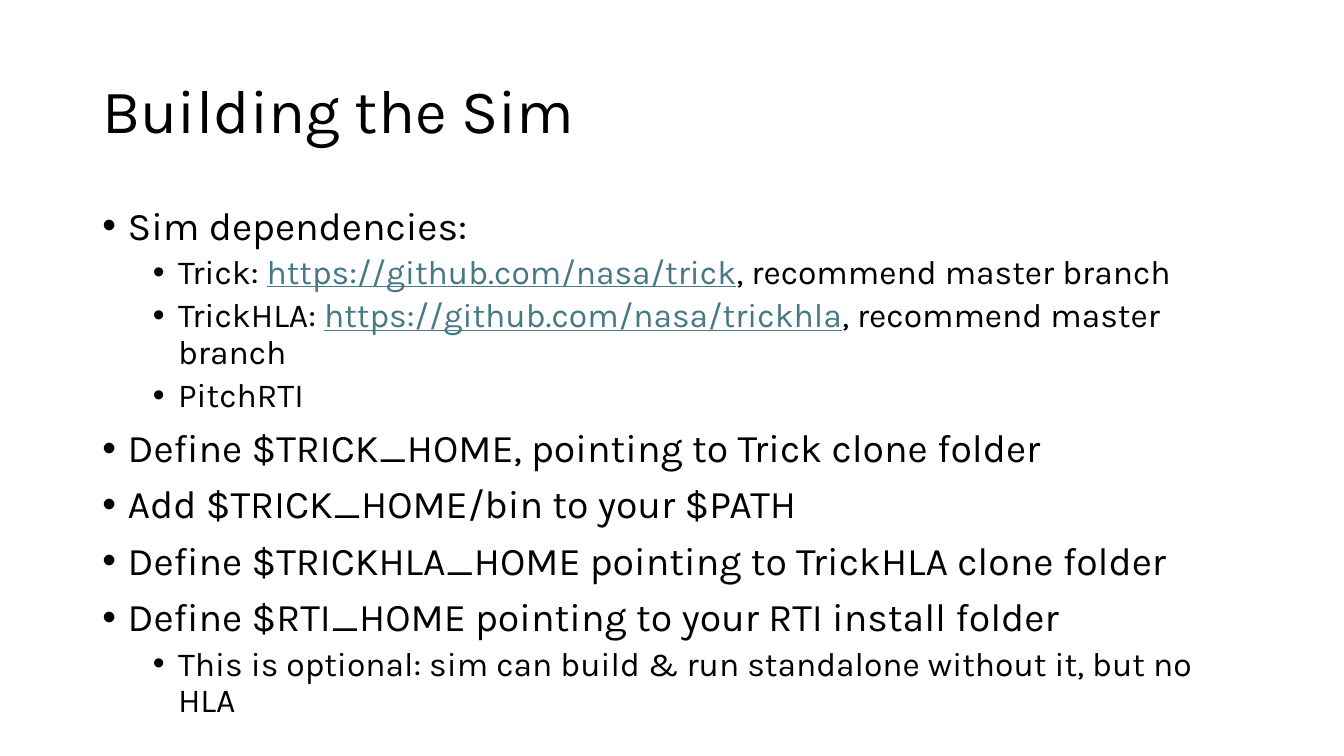
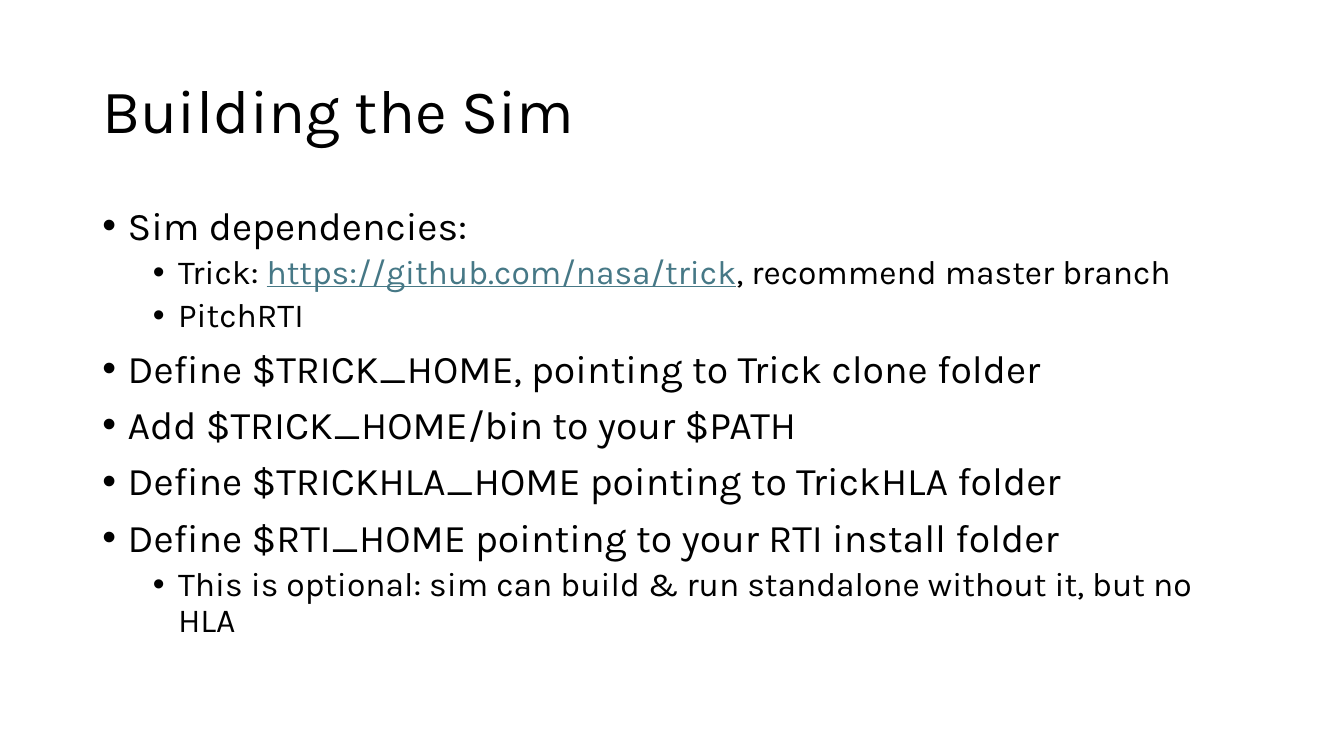
Before and after one commit to nasa/TrickHLA, a slide deck: slide 9 of docs/DistIf/User_Guide.pptx. Drawn at 1344x756 pixels with LibreOffice and Linux fonts; fonts in the diff are those of the drawing. Boxes give left, top, right and bottom in pixels: in the first picture for what was removed or moved away, otherwise in the second. Text is boxed around its words. In the diff, an @@ line names an element or a change of style, - is before the commit and + after.

```diff
--- a/docs/DistIf/User_Guide.pptx
+++ b/docs/DistIf/User_Guide.pptx
@@ text at (178,302,1160,365): paragraph removed @@
-  • TrickHLA: https://github.com/nasa/trickhla, recommend master branch
@@ text at (128,467,1060,505): text changed @@
-• Define $TRICKHLA_HOME pointing to TrickHLA clone folder
+• Define $TRICKHLA_HOME pointing to TrickHLA folder
```
Also in this commit, not shown: 3 other slides changed.
